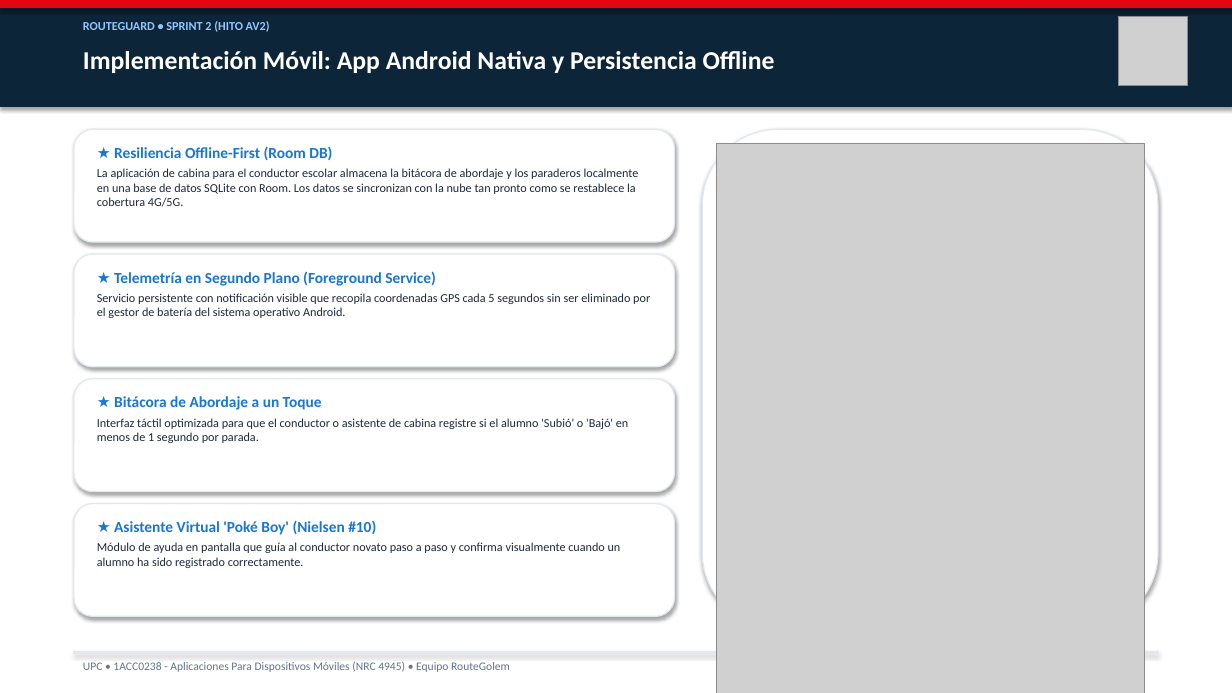
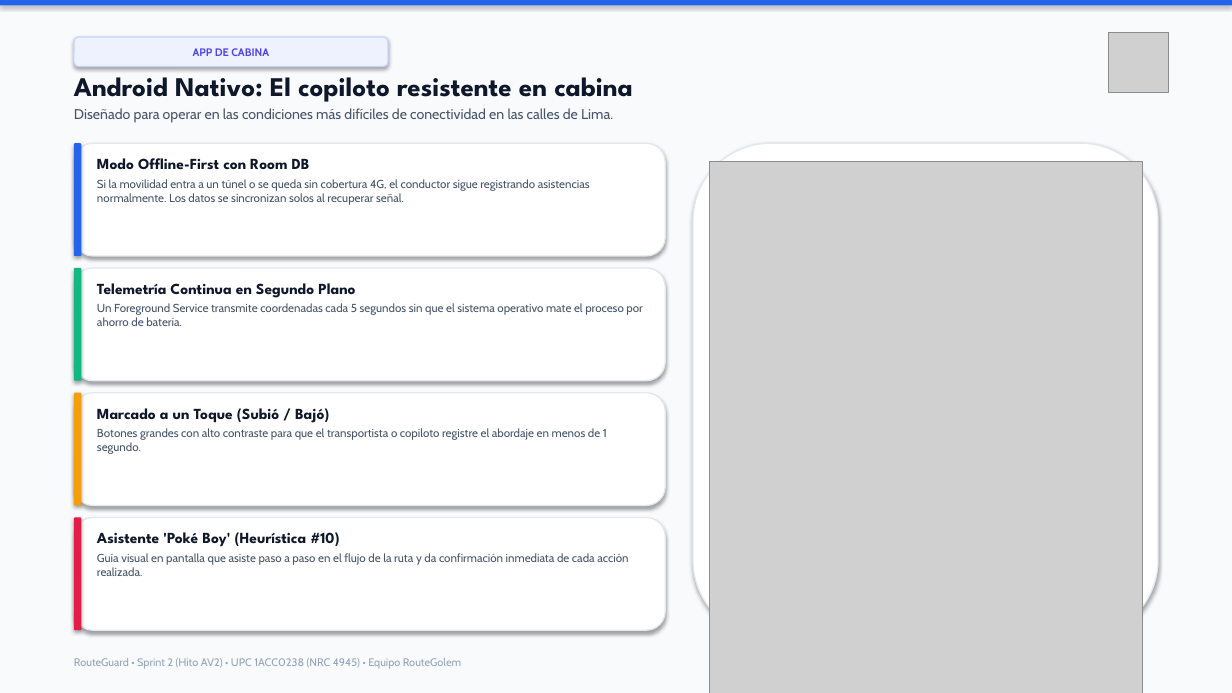
Before and after one commit to upc-pre-202620-1acc0238-4945-routegolem/routeguard-report, a slide deck: slide 8 of RouteGuard_Presentacion_Sprint2_AV2.pptx. Drawn at 1232x693 pixels with LibreOffice and Linux fonts; fonts in the diff are those of the drawing; grey boxes stand for pictures. Boxes give left, top, right and bottom in pixels: in the first picture for what was removed or moved away, otherwise in the second. Text is boxed around its words. In the diff, an @@ line names an element or a change of style, - is before the commit and + after.

Commit message:
style(presentation): refine typography, human storytelling copy and visual layout

```diff
--- a/RouteGuard_Presentacion_Sprint2_AV2.pptx
+++ b/RouteGuard_Presentacion_Sprint2_AV2.pptx
@@ rectangle at (0,0,1232,6): fill #E20613 to #2563EB; outline #E20613 0.75 pt to none @@
@@ rectangle: place and size @@
-rectangle at (0,0,1232,106)
+rectangle at (0,0,1232,693)
@@ rectangle at (0,0,1232,693): fill #0D2538 to #F8FAFC; outline #0D2538 0.75 pt to none @@
@@ text removed at (83,21,270,32) @@
-ROUTEGUARD • SPRINT 2 (HITO AV2)
@@ rounded rectangle added at (74,37,388,67), fill #EEF2FF, outline #C7D2FE 1 pt, 8.5 pt, text #4F46E5, bold @@
+APP DE CABINA
@@ picture: place and size @@
-picture at (1118,17,1188,86)
+picture at (1109,32,1169,92)
@@ text at (74,69,633,123): text changed; size 20 to 11 pt; font Calibri to Cabin; text colour #FFFFFF to #475569; bold off @@
-Implementación Móvil: App Android Nativa y Persistencia Offline
+Android Nativo: El copiloto resistente en cabina
+Diseñado para operar en las condiciones más difíciles de conectividad en las calles de Lima.
@@ rounded rectangle: place and size @@
-rounded rectangle at (74,129,675,242)
+rounded rectangle at (74,143,665,256)
@@ rounded rectangle added at (74,143,81,256), fill #2563EB @@
@@ rounded rectangle: place and size @@
-rounded rectangle at (702,129,1158,628)
+rounded rectangle at (693,143,1158,638)
@@ text at (97,158,590,205): text changed; size 9.5 to 9 pt; font Calibri to Cabin; text colour #1E293B to #475569 @@
-★ Resiliencia Offline-First (Room DB)
-La aplicación de cabina para el conductor escolar almacena la bitácora de abordaje y los paraderos localmente en una base de datos SQLite con Room. Los datos se sincronizan con la nube tan pronto como se restablece la cobertura 4G/5G.
+Modo Offline-First con Room DB
+Si la movilidad entra a un túnel o se queda sin cobertura 4G, el conductor sigue registrando asistencias normalmente. Los datos se sincronizan solos al recuperar señal.
@@ picture: place and size @@
-picture at (716,143,1144,693)
+picture at (710,162,1142,693)
@@ rounded rectangle: place and size @@
-rounded rectangle at (74,254,675,367)
+rounded rectangle at (74,268,665,381)
@@ rounded rectangle added at (74,268,81,381), fill #10B981 @@
@@ text at (97,283,642,326): text changed; size 9.5 to 9 pt; font Calibri to Cabin; text colour #1E293B to #475569 @@
-★ Telemetría en Segundo Plano (Foreground Service)
-Servicio persistente con notificación visible que recopila coordenadas GPS cada 5 segundos sin ser eliminado por el gestor de batería del sistema operativo Android.
+Telemetría Continua en Segundo Plano
+Un Foreground Service transmite coordenadas cada 5 segundos sin que el sistema operativo mate el proceso por ahorro de batería.
@@ rounded rectangle: place and size @@
-rounded rectangle at (74,379,675,492)
+rounded rectangle at (74,393,665,506)
@@ rounded rectangle added at (74,393,81,506), fill #F59E0B @@
@@ text at (97,408,607,454): text changed; size 9.5 to 9 pt; font Calibri to Cabin; text colour #1E293B to #475569 @@
-★ Bitácora de Abordaje a un Toque
-Interfaz táctil optimizada para que el conductor o asistente de cabina registre si el alumno 'Subió' o 'Bajó' en menos de 1 segundo por parada.
+Marcado a un Toque (Subió / Bajó)
+Botones grandes con alto contraste para que el transportista o copiloto registre el abordaje en menos de 1 segundo.
@@ rounded rectangle: place and size @@
-rounded rectangle at (74,504,675,616)
+rounded rectangle at (74,518,665,630)
@@ rounded rectangle added at (74,518,81,630), fill #E11D48 @@
@@ text at (97,532,628,576): text changed; size 9.5 to 9 pt; font Calibri to Cabin; text colour #1E293B to #475569 @@
-★ Asistente Virtual 'Poké Boy' (Nielsen #10)
-Módulo de ayuda en pantalla que guía al conductor novato paso a paso y confirma visualmente cuando un alumno ha sido registrado correctamente.
+Asistente 'Poké Boy' (Heurística #10)
+Guía visual en pantalla que asiste paso a paso en el flujo de la ruta y da confirmación inmediata de cada acción realizada.
@@ text at (74,658,461,669): text changed; size 9 to 8.5 pt; font Calibri to Cabin; text colour #64748B to #94A3B8 @@
-UPC • 1ACC0238 - Aplicaciones Para Dispositivos Móviles (NRC 4945) • Equipo RouteGolem
+RouteGuard • Sprint 2 (Hito AV2) • UPC 1ACC0238 (NRC 4945) • Equipo RouteGolem
@@ rectangle removed at (74,652,1158,653) @@
```
Also in this commit, not shown: 11 other slides changed, 5 slides added, 5 slides removed.
